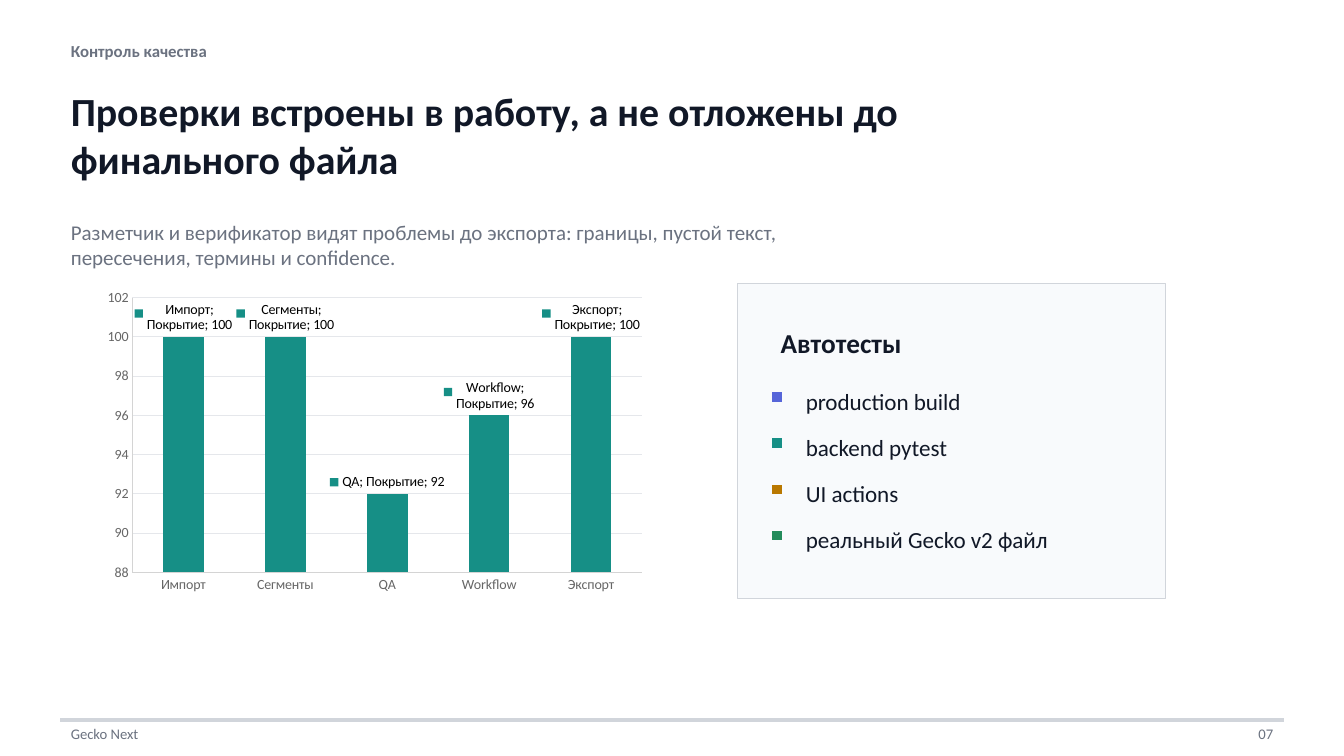
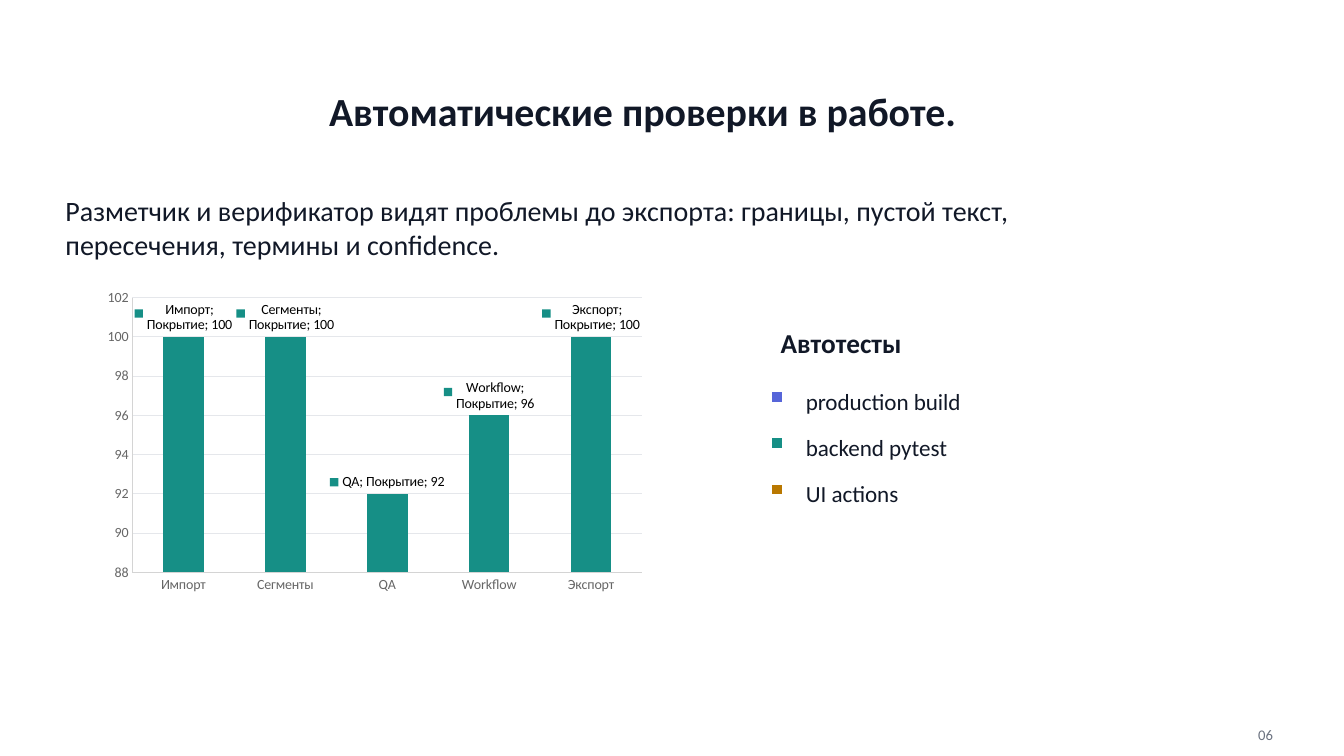
Before and after one commit to morgan11d/gecko-next, a slide deck: slide 6 of deliverables/gecko-next-defense-presentation.pptx (slide 7 before the commit). Drawn at 1344x756 pixels with LibreOffice and Linux fonts; fonts in the diff are those of the drawing. Boxes give left, top, right and bottom in pixels: in the first picture for what was removed or moved away, otherwise in the second. Text is boxed around its words. In the diff, an @@ line names an element or a change of style, - is before the commit and + after.

```diff
--- a/deliverables/gecko-next-defense-presentation.pptx
+++ b/deliverables/gecko-next-defense-presentation.pptx
@@ text removed at (71, 46, 207, 60) @@
-Контроль качества
@@ text at (329, 98, 956, 133): text changed @@
-Проверки встроены в работу, а не отложены до финального файла
+Автоматические проверки в работе.
@@ text at (65, 202, 1008, 260): text changed; size 15 to 20 pt; text colour #6B7280 to #111827 @@
-Разметчик и верификатор видят проблемы до экспорта: границы, пустой текст, пересечения, термины и confidence.
+Разметчик и верификатор видят проблемы до экспорта: границы, пустой текст,пересечения, термины и confidence.
@@ rectangle removed at (737, 283, 1166, 598) @@
@@ rectangle removed at (773, 531, 781, 539) @@
@@ text removed at (806, 532, 1048, 552) @@
-реальный Gecko v2 файл
@@ rectangle removed at (60, 718, 1282, 721) @@
@@ text removed at (71, 729, 139, 739) @@
-Gecko Next
@@ text at (1258, 730, 1273, 740): text changed @@
-07
+06
```
Also in this commit, not shown: 5 other slides changed, 1 slide added, 4 slides removed.
